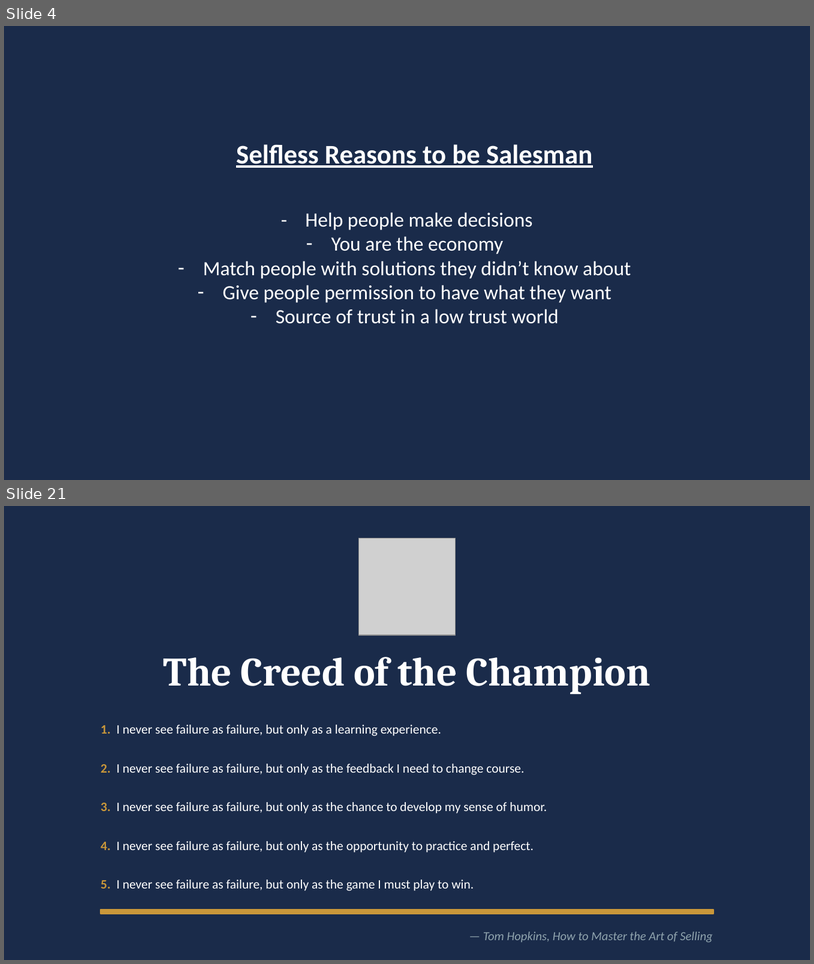
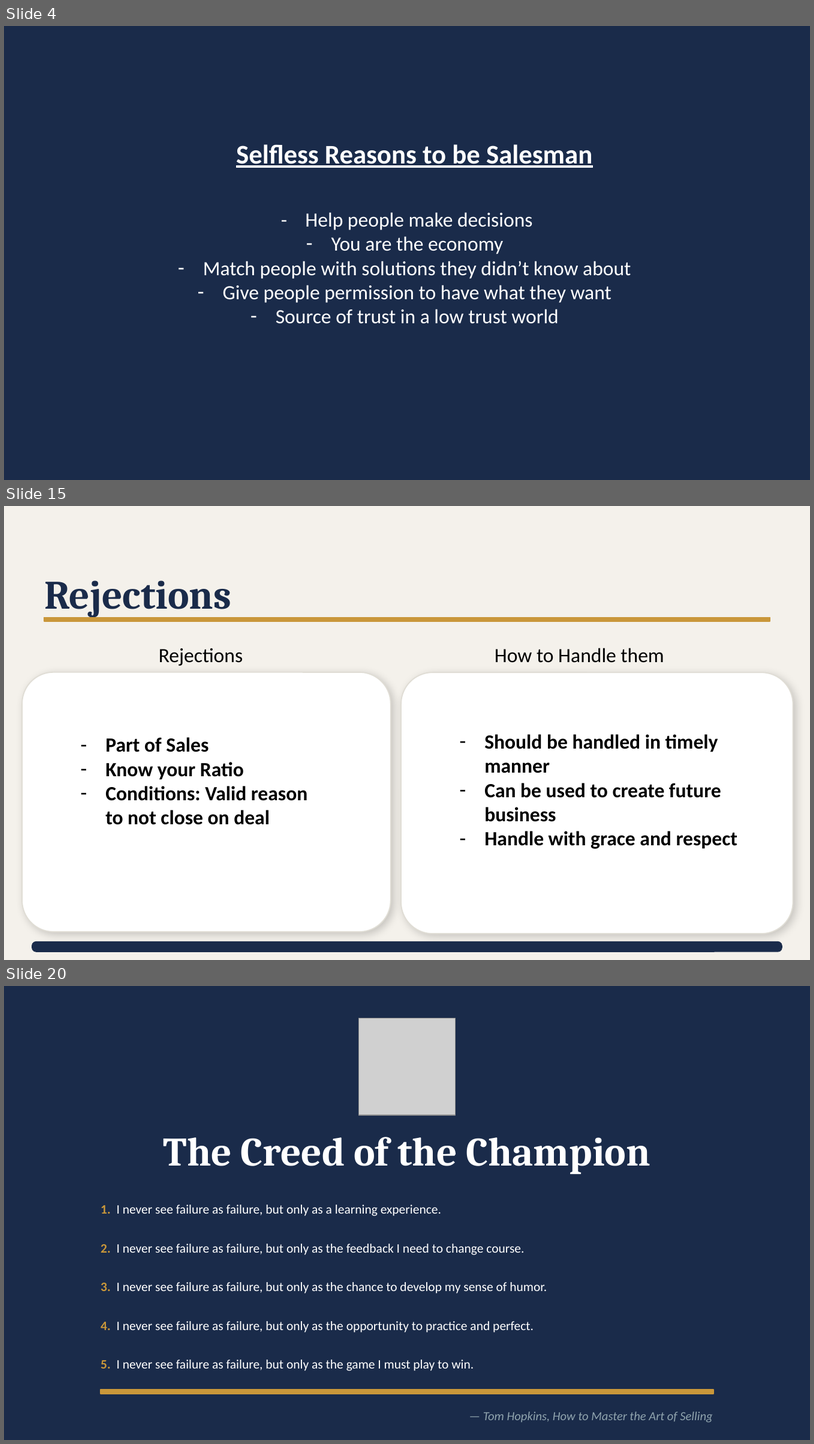
Before and after one commit to DHAINES24/sales-intern-hub, a slide deck: sales_presentation_final [Autosaved] (1).pptx. Shown one above the other, each under a label of ours: slides 4 and 21 before the commit, slides 4, 15 and 20 after it; the slides between them are not shown. The pictures are 814x964 and 814x1444 pixels, drawn with LibreOffice and Linux fonts; fonts in the diff are those of the drawing; grey boxes stand for pictures. Boxes give left, top, right and bottom in pixels: in the first picture for what was removed or moved away, otherwise in the second. Text is boxed around its words. In the diff, an @@ line names an element or a change of style, - is before the commit and + after.

```diff
--- a/sales_presentation_final [Autosaved] (1).pptx
+++ b/sales_presentation_final [Autosaved] (1).pptx
@@ slide 15 added at bbox=[4, 506, 810, 960], background #F4F1EB @@
@@ text added at bbox=[44, 580, 231, 618], 36 pt, text #1A2B4A, bold @@
+Rejections
@@ rectangle added at bbox=[44, 617, 770, 621], fill #C9973A, outline #C9973A 1 pt @@
@@ text added at bbox=[159, 648, 243, 666], 18 pt, text #000000 @@
+Rejections
@@ text added at bbox=[495, 648, 664, 663], 18 pt, text #000000 @@
+How to Handle them
@@ rounded rectangle added at bbox=[22, 672, 390, 932], fill #FFFFFF, outline #E0DDD5 1 pt @@
@@ rounded rectangle added at bbox=[402, 672, 794, 933], fill #FFFFFF, outline #E0DDD5 1 pt @@
@@ text added at bbox=[105, 737, 308, 825], 18 pt, text #000000, bold @@
+– Part of Sales
+– Know your Ratio
+– Conditions: Valid reason to not close on deal
@@ text added at bbox=[485, 734, 738, 849], 18 pt, text #000000, bold @@
+– Should be handled in timely manner
+– Can be used to create future business
+– Handle with grace and respect
@@ rounded rectangle added at bbox=[32, 942, 782, 951], fill #1A2B4A, outline #1A2B4A 1 pt @@
@@ what was slide 21 is now slide 20 @@
```
Also in this commit, not shown: 13 slides changed, 1 other slide added, 3 slides removed, 3 other files.
